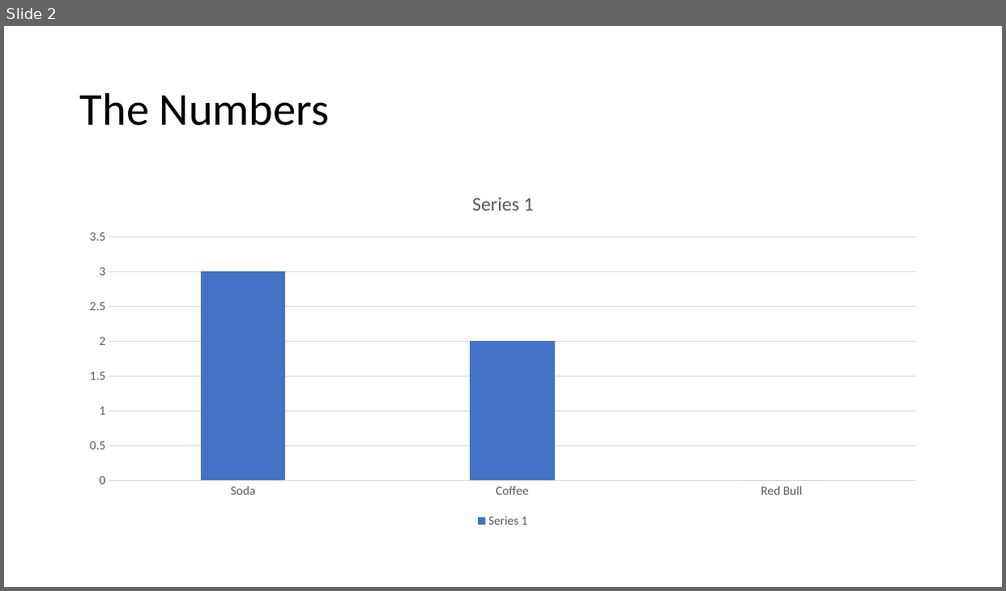
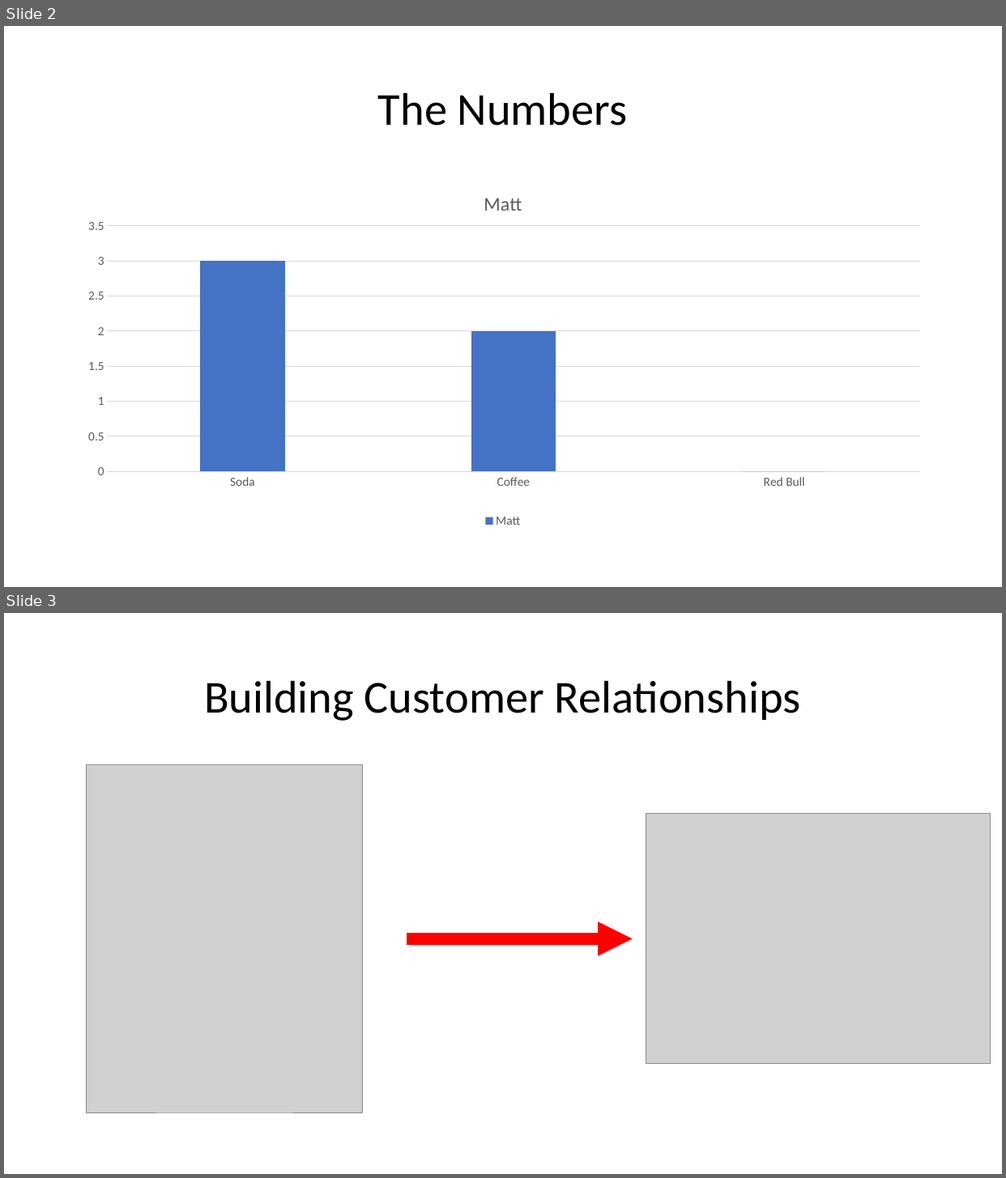
Before and after one commit to gayanala/Group13, a slide deck: Presentation/CSGHackathon.pptx. Shown one above the other, each under a label of ours: slide 2 before the commit, slides 2 and 3 after it. The pictures are 1006x591 and 1006x1178 pixels, drawn with LibreOffice and Linux fonts; fonts in the diff are those of the drawing; grey boxes stand for pictures. Boxes give left, top, right and bottom in pixels: in the first picture for what was removed or moved away, otherwise in the second. Text is boxed around its words. In the diff, an @@ line names an element or a change of style, - is before the commit and + after.

```diff
--- a/Presentation/CSGHackathon.pptx
+++ b/Presentation/CSGHackathon.pptx
@@ slide 3 added at box(4, 613, 1002, 1174), background #FFFFFF @@
@@ title added at box(204, 680, 801, 721), 44 pt, text #000000 @@
+Building Customer Relationships
@@ picture added at box(87, 765, 363, 1113) @@
@@ picture added at box(646, 814, 990, 1064) @@
@@ arrow added from (407, 939) to (632, 939), #FF0000 11 pt @@
@@ slide 2 changed as well @@
@@ title "The Numbers" at box(378, 92, 628, 126): alignment left to centre @@
@@ column chart at box(73, 176, 934, 532) @@
@@ title "Series 1" to "Matt" @@
-Series 1: 3, 2, 0
+Matt: 3, 2, 0
@@ plot area changed @@
```
Also in this commit, not shown: 2 other slides changed, 3 other slides added, 1 slide removed.
